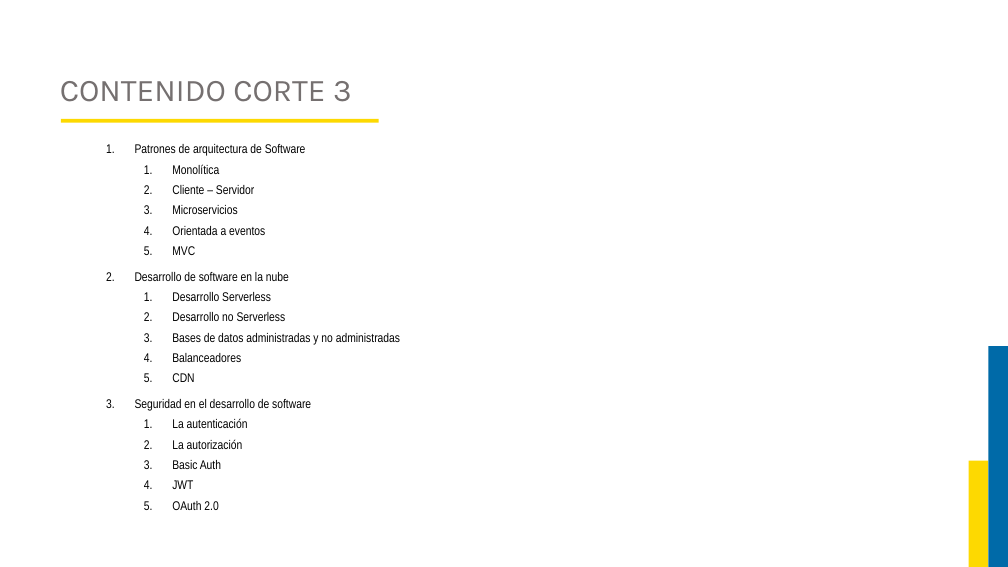
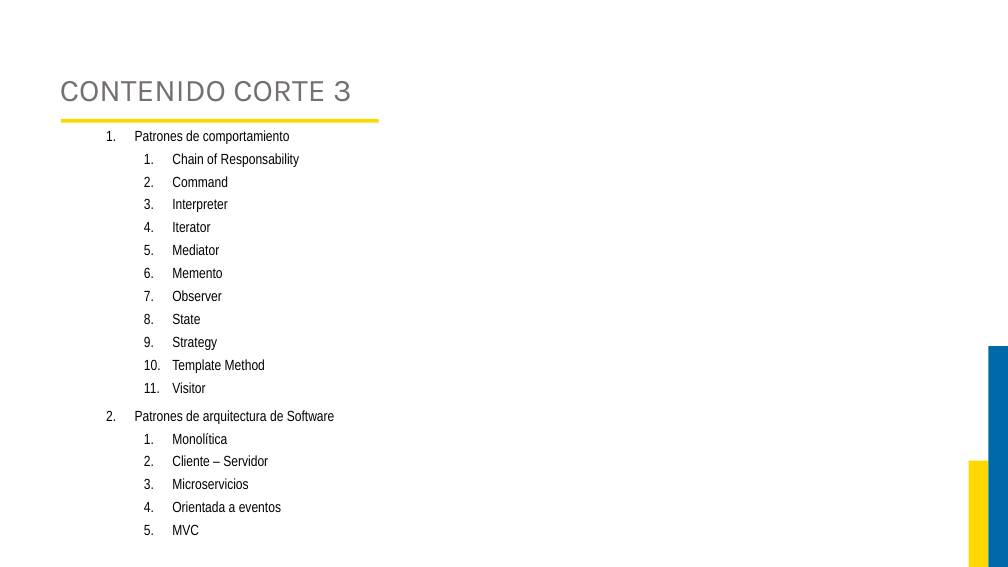
Before and after one commit to JorgeAlejandroAguirreGutierrez/proyecto-luis, a slide deck: slide 18 of Curso Ingenieria del Software 2/Diapositivas.pptx (slide 9 before the commit). Drawn at 1008x567 pixels with LibreOffice and Linux fonts; fonts in the diff are those of the drawing; background and template pictures are left out. Boxes give left, top, right and bottom in pixels: in the first picture for what was removed or moved away, otherwise in the second. Text is boxed around its words. In the diff, an @@ line names an element or a change of style, - is before the commit and + after.

```diff
--- a/Curso Ingenieria del Software 2/Diapositivas.pptx
+++ b/Curso Ingenieria del Software 2/Diapositivas.pptx
@@ text "Patrones de comportamiento": place and size @@
-text "Patrones de comportamiento" at (135,144,400,510)
+text "Patrones de comportamiento" at (135,130,335,535)
@@ text at (135,130,299,393): paragraphs added @@
+1. Patrones de comportamiento
+  1. Chain of Responsability
+  2. Command
+  3. Interpreter
+  4. Iterator
+  5. Mediator
+  6. Memento
+  7. Observer
+  8. State
+  9. Strategy
+  10. Template Method
+  11. Visitor
@@ text at (135,272,400,510): paragraphs removed @@
-2. Desarrollo de software en la nube
-  1. Desarrollo Serverless
-  2. Desarrollo no Serverless
-  3. Bases de datos administradas y no administradas
-  4. Balanceadores
-  5. CDN
-3. Seguridad en el desarrollo de software
-  1. La autenticación
-  2. La autorización
-  3. Basic Auth
-  4. JWT
-  5. OAuth 2.0
@@ text at (135,410,335,535): size 12 to 14 pt in "Patrones de arquitectura de Software", "Monolítica", "Cliente – Servidor", "Microservicios" and 2 more places @@
```
Also in this commit, not shown: 11 other slides changed, 70 slides added, 2 slides removed, 1 other file.
